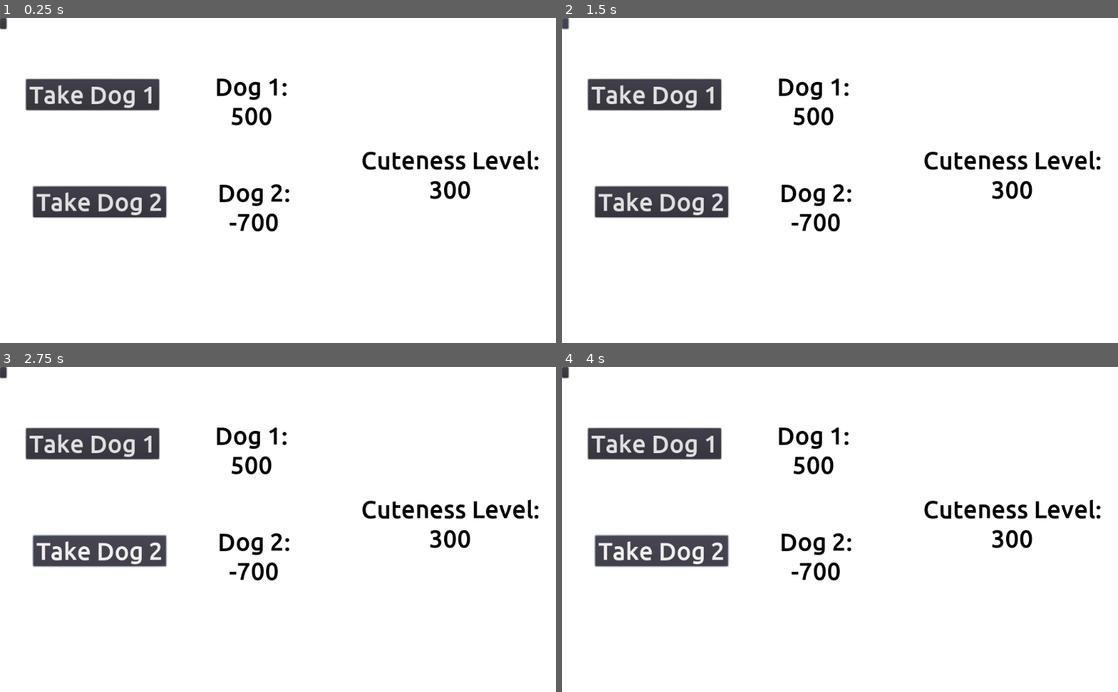
Above: before the commit, frames 1-4 (two rows, left to right).
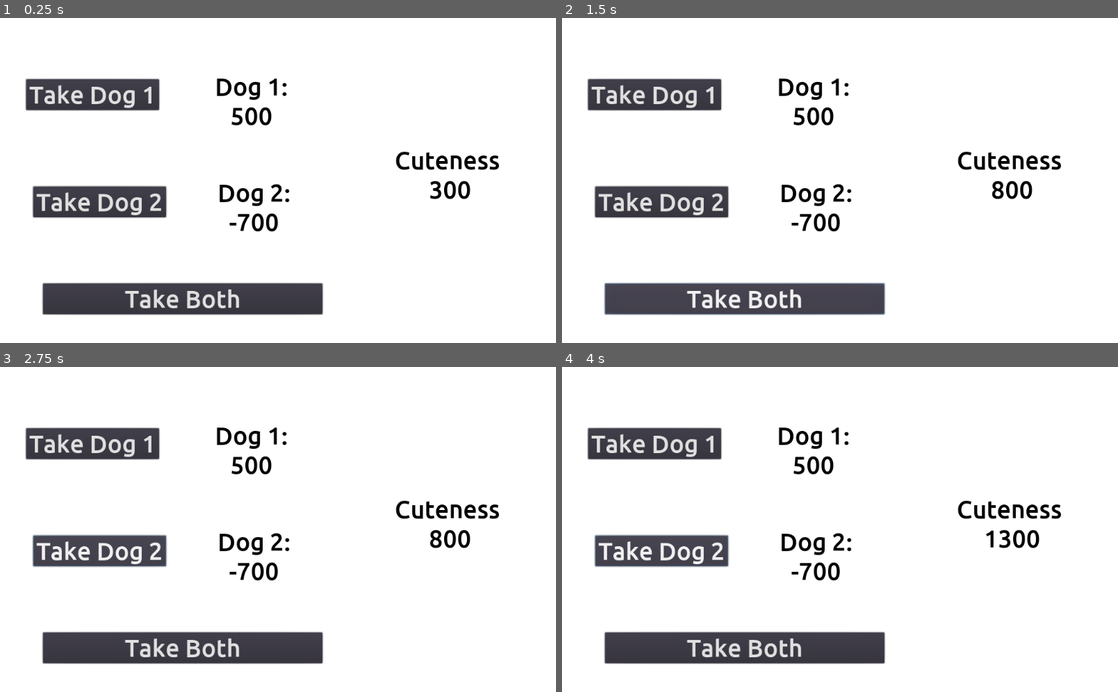
Above: after the commit, the same moments.

Repository: Harrison-Winters/Puppy_Paradise_Game_Jam
Game: Godot game, scene res://Main.tscn
Same seed, same stepped clock (60 frames per second), same inputs: the game is played once before the commit and once after it. Before the commit the project has no main scene; this scene is started directly in both runs.
Inputs (mouse positions are in pixels of both pictures, inside the frame that each line leads up to; where the layout moved, square brackets give the same spot in the first picture):
- Up to frame 1 (0.25 s): no input
- Up to frame 2 (1.5 s): click "Take Dog 1" at 0.5 s; click (745, 297) [567, 24] at 1.25 s
- Up to frame 3 (2.75 s): click "Take Dog 2" at 2 s
- Up to frame 4 (4 s): click "Take Dog 1" at 2.75 s; click "Take Dog 2" at 3.5 s

The runs differ from the first frame. In frame 1, 6.1% of the frame differs, in the area x 0-97%, y 0-92%; in frame 2, 5.8%; in frame 3, 6.1%; in frame 4, 6.4%.

Commit message:
Button1 Prototype Working

Diff:
--- /dev/null
+++ b/Dog1.gd
@@ -0,0 +1,6 @@
+extends Node2D
+
+var cuteness = 500
+
+func _ready():
+	pass # Replace with function body.
--- /dev/null
+++ b/Dog2.gd
@@ -0,0 +1,6 @@
+extends Node2D
+
+var cuteness = -700
+
+func _ready():
+	pass # Replace with function body.
--- /dev/null
+++ b/Main.gd
@@ -0,0 +1,13 @@
+extends Node2D
+
+var store_cute = 300
+
+
+func _ready():
+	pass
+
+func _on_1Button_pressed():
+	store_cute = store_cute + $Dog1.cuteness
+
+func _process(delta):
+	$GUI/CurrCute.text = "Cuteness \n" + str(store_cute)
--- a/Main.tscn
+++ b/Main.tscn
@@ -1,7 +1,10 @@
-[gd_scene load_steps=6 format=2]
+[gd_scene load_steps=9 format=2]
 
 [ext_resource path="res://Fonts/Ubuntu-Medium.ttf" type="DynamicFontData" id=1]
 [ext_resource path="res://default_font_dog.tres" type="DynamicFont" id=2]
+[ext_resource path="res://Main.gd" type="Script" id=3]
+[ext_resource path="res://Dog2.gd" type="Script" id=4]
+[ext_resource path="res://Dog1.gd" type="Script" id=5]
 
 [sub_resource type="DynamicFont" id=1]
 size = 45
@@ -16,6 +19,7 @@
 font_data = ExtResource( 1 )
 
 [node name="Main" type="Node2D"]
+script = ExtResource( 3 )
 
 [node name="GUI" type="Node2D" parent="."]
 
@@ -75,5 +79,17 @@
 text = "Take Dog 2"
 
 [node name="BothButtons" type="Button" parent="GUI"]
-margin_right = 12.0
-margin_bottom = 20.0
+margin_left = 79.0
+margin_top = 490.0
+margin_right = 594.0
+margin_bottom = 547.0
+custom_fonts/font = ExtResource( 2 )
+text = "Take Both"
+
+[node name="Dog1" type="Node2D" parent="."]
+script = ExtResource( 5 )
+
+[node name="Dog2" type="Node2D" parent="."]
+script = ExtResource( 4 )
+
+[connection signal="pressed" from="GUI/1Button" to="." method="_on_1Button_pressed"]
--- a/project.godot
+++ b/project.godot
@@ -11,6 +11,7 @@
 [application]
 
 config/name="Puppy Paradise Game Jam"
+run/main_scene="res://Main.tscn"
 config/icon="res://icon.png"
 
 [gui]
